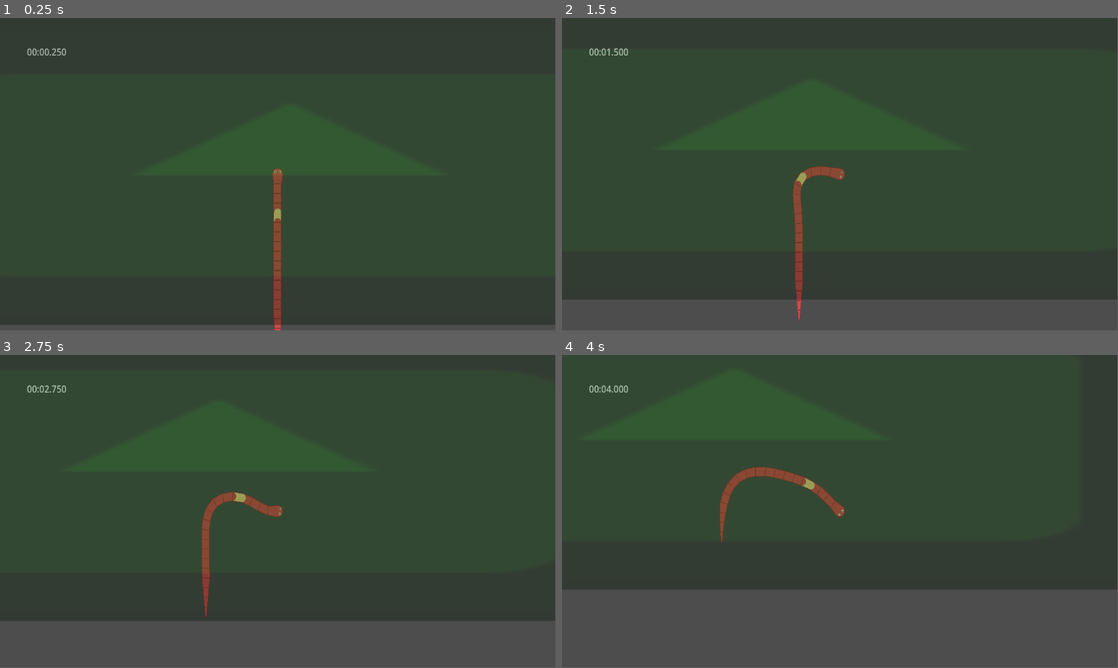
Above: before the commit, frames 1-4 (two rows, left to right).
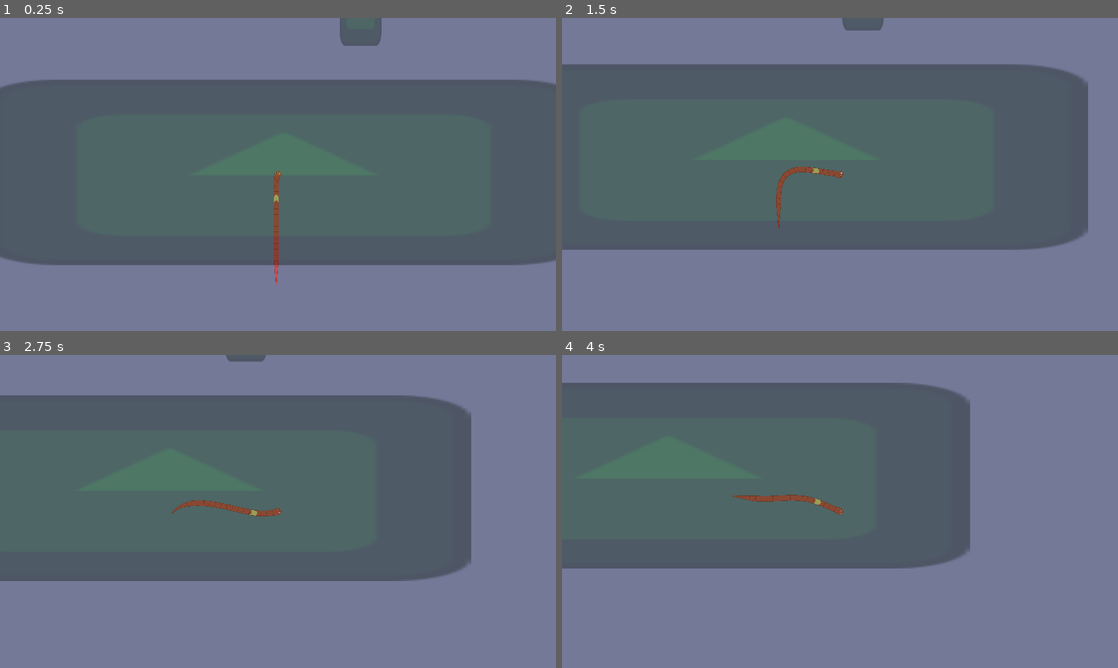
Above: after the commit, the same moments.

Repository: antax02/Mask-Spelet
Game: Godot game, scene res://scenes/test/test_level.tscn
The game is run twice, just before and just after one commit, with the same random seed, the same clock (stepped at 60 frames per second) and the same inputs. Before the commit the project starts from res://Scene/main.tscn. The engine's default icon, where the game draws it, is replaced by a stand-in: a white triangle on a blue panel in a dark square.
Inputs (mouse positions are in pixels of both pictures, inside the frame that each line leads up to):
- Up to frame 1 (0.25 s): no input
- Up to frame 2 (1.5 s): move the mouse to (962, 158) at 0.52 s; move the mouse to (728, 190) at 1.27 s
- Up to frame 3 (2.75 s): move the mouse to (333, 442) at 2.02 s
- Up to frame 4 (4 s): move the mouse to (812, 574) at 2.77 s; move the mouse to (1006, 558) at 3.52 s
In our replay, the window is 799x449 before the commit and 800x450 after it. These sizes can differ from the game's own. Grey fills any space a smaller window leaves; there, only what the larger window draws over its background counts as a difference.

The runs differ from the first frame. In frame 1, 100% of the frame differs, in the area x 0-100%, y 0-100%; in frame 2, 100%; in frame 3, 100%; in frame 4, 100%.

Commit message:
Revolution

Diff:
--- a/Scene/Camera.tscn
+++ /dev/null
@@ -1,6 +0,0 @@
-[gd_scene load_steps=2 format=3 uid="uid://bq3l827q365y8"]
-
-[ext_resource type="Script" uid="uid://dvnmwsskstenr" path="res://Script/camera.gd" id="1_1qkd4"]
-
-[node name="Camera" type="Camera2D"]
-script = ExtResource("1_1qkd4")
--- a/Scene/main.tscn
+++ /dev/null
@@ -1,182 +0,0 @@
-[gd_scene load_steps=5 format=3 uid="uid://l5xwkiyk7f8m"]
-
-[ext_resource type="PackedScene" uid="uid://bggnwmnubx1wk" path="res://Scene/worm.tscn" id="1_f6udf"]
-[ext_resource type="PackedScene" uid="uid://dr2whnta44ipn" path="res://Scene/ground_basic.tscn" id="2_sblpm"]
-[ext_resource type="PackedScene" uid="uid://cwx7frkabknei" path="res://Scene/finish_line.tscn" id="3_2wwxx"]
-[ext_resource type="PackedScene" uid="uid://blp4d7idks2cp" path="res://UI/Timer.tscn" id="4_3amdw"]
-
-[node name="Main" type="Node2D"]
-
-[node name="Worm" parent="." instance=ExtResource("1_f6udf")]
-position = Vector2(482, 459)
-scale = Vector2(0.5, 0.574359)
-max_speed = 450.0
-
-[node name="Timer" parent="Worm" instance=ExtResource("4_3amdw")]
-offset_left = -1040.0
-offset_top = -466.607
-offset_right = -1040.0
-offset_bottom = -466.607
-
-[node name="Ground" type="Node" parent="."]
-
-[node name="GroundBasic" parent="Ground" instance=ExtResource("2_sblpm")]
-position = Vector2(508, 464)
-scale = Vector2(16.2963, 5.00359)
-
-[node name="GroundBasic2" parent="Ground" instance=ExtResource("2_sblpm")]
-position = Vector2(773, -156)
-scale = Vector2(1.12029, 2.86087)
-
-[node name="GroundBasic3" parent="Ground" instance=ExtResource("2_sblpm")]
-position = Vector2(367, -349)
-scale = Vector2(3.11978, 2.13649)
-
-[node name="GroundBasic4" parent="Ground" instance=ExtResource("2_sblpm")]
-position = Vector2(123, -833)
-rotation = 0.40673
-scale = Vector2(1.01646, 5.6585)
-
-[node name="GroundBasic5" parent="Ground" instance=ExtResource("2_sblpm")]
-position = Vector2(165, -1619)
-rotation = -0.643894
-scale = Vector2(1.01646, 5.6585)
-
-[node name="GroundBasic6" parent="Ground" instance=ExtResource("2_sblpm")]
-position = Vector2(-487, -2143)
-rotation = -0.643894
-scale = Vector2(1.01646, 5.6585)
-
-[node name="GroundBasic7" parent="Ground" instance=ExtResource("2_sblpm")]
-position = Vector2(-922, -2878)
-rotation = 0.0534606
-scale = Vector2(1.75032, 3.14924)
-
-[node name="GroundBasic8" parent="Ground" instance=ExtResource("2_sblpm")]
-position = Vector2(-880, -3601)
-rotation = 0.0534606
-scale = Vector2(1.75032, 3.14924)
-
-[node name="GroundBasic9" parent="Ground" instance=ExtResource("2_sblpm")]
-position = Vector2(-288, -3960)
-rotation = 0.0534606
-scale = Vector2(1.75032, 3.14924)
-
-[node name="GroundBasic10" parent="Ground" instance=ExtResource("2_sblpm")]
-position = Vector2(357, -3599)
-rotation = 0.0534606
-scale = Vector2(1.75032, 3.14924)
-
-[node name="GroundBasic11" parent="Ground" instance=ExtResource("2_sblpm")]
-position = Vector2(1070, -2907)
-rotation = -0.587072
-scale = Vector2(1.75032, 5.11262)
-
-[node name="GroundBasic12" parent="Ground" instance=ExtResource("2_sblpm")]
-position = Vector2(1868, -2444)
-rotation = -1.44925
-scale = Vector2(1.75032, 5.11262)
-
-[node name="GroundBasic13" parent="Ground" instance=ExtResource("2_sblpm")]
-position = Vector2(2754, -2519)
-rotation = -1.9113
-scale = Vector2(1.75032, 5.11262)
-
-[node name="GroundBasic14" parent="Ground" instance=ExtResource("2_sblpm")]
-position = Vector2(3494, -2945)
-rotation = -2.28145
-scale = Vector2(1.75032, 5.11262)
-
-[node name="GroundBasic15" parent="Ground" instance=ExtResource("2_sblpm")]
-position = Vector2(4233, -3605)
-rotation = -2.28145
-scale = Vector2(0.691944, 5.11262)
-
-[node name="GroundBasic16" parent="Ground" instance=ExtResource("2_sblpm")]
-position = Vector2(4462, -4123)
-rotation = -0.838644
-scale = Vector2(0.691944, 5.11262)
-
-[node name="GroundBasic17" parent="Ground" instance=ExtResource("2_sblpm")]
-position = Vector2(3945, -4580)
-rotation = -0.838644
-scale = Vector2(0.691944, 1.26202)
-
-[node name="GroundBasic18" parent="Ground" instance=ExtResource("2_sblpm")]
-position = Vector2(3531, -4728)
-rotation = -0.838644
-scale = Vector2(0.691944, 1.26202)
-
-[node name="GroundBasic19" parent="Ground" instance=ExtResource("2_sblpm")]
-position = Vector2(3023, -4758)
-rotation = -0.838644
-scale = Vector2(0.691944, 1.26202)
-
-[node name="GroundBasic20" parent="Ground" instance=ExtResource("2_sblpm")]
-position = Vector2(2737, -4827)
-rotation = -0.838644
-scale = Vector2(0.691944, 1.26202)
-
-[node name="GroundBasic21" parent="Ground" instance=ExtResource("2_sblpm")]
-position = Vector2(2306, -4563)
-rotation = -0.838644
-scale = Vector2(-4.55784, 1.55051)
-
-[node name="GroundBasic22" parent="Ground" instance=ExtResource("2_sblpm")]
-position = Vector2(2009, -4738)
-rotation = -0.838644
-scale = Vector2(0.691944, 1.26202)
-
-[node name="GroundBasic23" parent="Ground" instance=ExtResource("2_sblpm")]
-position = Vector2(1837, -4930)
-rotation = -0.838644
-scale = Vector2(0.691944, 1.26202)
-
-[node name="GroundBasic24" parent="Ground" instance=ExtResource("2_sblpm")]
-position = Vector2(1705, -5183)
-rotation = -0.838644
-scale = Vector2(0.691944, 1.26202)
-
-[node name="GroundBasic25" parent="Ground" instance=ExtResource("2_sblpm")]
-position = Vector2(1646, -5431)
-rotation = -0.838644
-scale = Vector2(0.691944, 1.26202)
-
-[node name="GroundBasic26" parent="Ground" instance=ExtResource("2_sblpm")]
-position = Vector2(1600, -5690)
-rotation = -0.838644
-scale = Vector2(0.691944, 1.26202)
-
-[node name="GroundBasic27" parent="Ground" instance=ExtResource("2_sblpm")]
-position = Vector2(1569, -5922)
-rotation = -0.838644
-scale = Vector2(0.691944, 1.26202)
-
-[node name="GroundBasic28" parent="Ground" instance=ExtResource("2_sblpm")]
-position = Vector2(1576, -6136)
-rotation = -0.838644
-scale = Vector2(0.691944, 1.26202)
-
-[node name="GroundBasic29" parent="Ground" instance=ExtResource("2_sblpm")]
-position = Vector2(1629, -6309)
-rotation = -0.838644
-scale = Vector2(0.691944, 1.26202)
-
-[node name="GroundBasic30" parent="Ground" instance=ExtResource("2_sblpm")]
-position = Vector2(1766, -6430)
-rotation = -0.838644
-scale = Vector2(0.691944, 1.26202)
-
-[node name="GroundBasic31" parent="Ground" instance=ExtResource("2_sblpm")]
-position = Vector2(1934, -6493)
-rotation = -0.838644
-scale = Vector2(0.691944, 1.26202)
-
-[node name="GroundBasic32" parent="Ground" instance=ExtResource("2_sblpm")]
-position = Vector2(2169, -6505)
-rotation = -0.838644
-scale = Vector2(0.691944, 1.26202)
-
-[node name="FinishLine" parent="." instance=ExtResource("3_2wwxx")]
-position = Vector2(2501, -6417)
-scale = Vector2(2.84415, 2.15809)
--- a/Script/camera.gd
+++ /dev/null
@@ -1,63 +0,0 @@
-extends Camera2D
-
-# Reference to the player/object we're following
-@export var target: Node2D
-# Base zoom level when stationary
-@export var base_zoom: Vector2 = Vector2(1.0, 1.0)
-# Maximum zoom out amount
-@export var max_zoom_out: float = 0.3
-# Speed at which zoom changes happen
-@export var zoom_smoothness: float = 5.0
-# Velocity threshold - above this speed, zoom starts changing
-@export var velocity_threshold: float = 50.0
-# Maximum velocity for full zoom effect
-@export var max_velocity: float = 500.0
-
-func _ready():
-	# If no target is set, try to find the player
-	if not target:
-		target = get_node("../Player")  # Adjust path as needed
-
-	# Set initial zoom
-	zoom = base_zoom
-
-func _process(delta):
-	if not target:
-		return
-
-	# Get the target's velocity (assuming it has a velocity property)
-	var velocity_magnitude = 0.0
-
-	# Try different common velocity property names
-	if target.has_method("get_velocity"):
-		velocity_magnitude = target.get_velocity().length()
-	elif "velocity" in target:
-		velocity_magnitude = target.velocity.length()
-	elif target.has_method("get_linear_velocity"):
-		velocity_magnitude = target.get_linear_velocity().length()
-
-	# Calculate zoom factor based on velocity
-	var zoom_factor = calculate_zoom_factor(velocity_magnitude)
-
-	# Target zoom level
-	var target_zoom = base_zoom - Vector2(zoom_factor, zoom_factor)
-
-	# Smoothly interpolate to target zoom
-	zoom = zoom.lerp(target_zoom, zoom_smoothness * delta)
-
-func calculate_zoom_factor(velocity_mag: float) -> float:
-	# Only start zooming out if above threshold
-	if velocity_mag <= velocity_threshold:
-		return 0.0
-
-	# Normalize velocity to 0-1 range
-	var normalized_velocity = (velocity_mag - velocity_threshold) / (max_velocity - velocity_threshold)
-	normalized_velocity = clamp(normalized_velocity, 0.0, 1.0)
-
-	# Apply easing for smoother transition
-	normalized_velocity = ease_out_quad(normalized_velocity)
-
-	return normalized_velocity * max_zoom_out
-
-func ease_out_quad(t: float) -> float:
-	return 1.0 - (1.0 - t) * (1.0 - t)
--- a/albins mapp/test.tscn
+++ /dev/null
@@ -1,3 +0,0 @@
-[gd_scene format=3 uid="uid://dds225vhrvsfi"]
-
-[node name="Test" type="Node2D"]
--- a/antons mapp/test_player.gd
+++ /dev/null
@@ -1,4 +0,0 @@
-extends Node2D
-
-func _process(delta: float) -> void:
-	global_position = get_global_mouse_position()
--- a/antons mapp/test_player.tscn
+++ /dev/null
@@ -1,6 +0,0 @@
-[gd_scene load_steps=2 format=3 uid="uid://rya6cd1luibk"]
-
-[ext_resource type="Script" uid="uid://dolunirckn4sq" path="res://antons mapp/test_player.gd" id="1_6rtt4"]
-
-[node name="TestPlayer" type="Node2D"]
-script = ExtResource("1_6rtt4")
--- a/antons mapp/world.tscn
+++ /dev/null
@@ -1,12 +0,0 @@
-[gd_scene load_steps=3 format=3 uid="uid://e2sob51v65ey"]
-
-[ext_resource type="PackedScene" uid="uid://rya6cd1luibk" path="res://antons mapp/test_player.tscn" id="1_x7d41"]
-[ext_resource type="PackedScene" uid="uid://nqfmptmdr0p0" path="res://antons mapp/worm.tscn" id="2_y0o7k"]
-
-[node name="World" type="Node2D"]
-
-[node name="Camera2D" type="Camera2D" parent="."]
-
-[node name="TestPlayer" parent="." instance=ExtResource("1_x7d41")]
-
-[node name="Worm" parent="TestPlayer" instance=ExtResource("2_y0o7k")]
--- a/antons mapp/worm.tscn
+++ /dev/null
@@ -1,6 +0,0 @@
-[gd_scene load_steps=2 format=3 uid="uid://nqfmptmdr0p0"]
-
-[ext_resource type="Script" uid="uid://b33s50bia84jq" path="res://antons mapp/worm.gd" id="1_8eujf"]
-
-[node name="Worm" type="Node2D"]
-script = ExtResource("1_8eujf")
--- a/project.godot
+++ b/project.godot
@@ -14,6 +14,15 @@
 run/main_scene="uid://l5xwkiyk7f8m"
 config/features=PackedStringArray("4.5", "Forward Plus")
 config/icon="res://icon.svg"
+
+[display]
+
+window/size/viewport_width=1920
+window/size/viewport_height=1080
+window/size/mode=4
+window/size/resizable=false
+window/size/borderless=true
+window/stretch/mode="viewport"
 
 [input]
 
@@ -41,3 +50,7 @@
 "events": [Object(InputEventKey,"resource_local_to_scene":false,"resource_name":"","device":-1,"window_id":0,"alt_press …(192 unchanged characters)…
 ]
 }
+
+[rendering]
+
+environment/defaults/default_clear_color=Color(0.45406502, 0.47364306, 0.5939517, 1)
--- a/UI/Timer.tscn
+++ b/scenes/UI/timer.tscn
@@ -1,6 +1,6 @@
 [gd_scene load_steps=4 format=3 uid="uid://blp4d7idks2cp"]
 
-[ext_resource type="Script" uid="uid://codqpxn6tswk4" path="res://Script/timer.gd" id="1_fkwmc"]
+[ext_resource type="Script" uid="uid://codqpxn6tswk4" path="res://scripts/timer.gd" id="1_fkwmc"]
 
 [sub_resource type="LabelSettings" id="LabelSettings_fkwmc"]
 font_size = 36
--- a/Scene/finish_line.tscn
+++ b/scenes/finish.tscn
@@ -1,12 +1,12 @@
 [gd_scene load_steps=4 format=3 uid="uid://cwx7frkabknei"]
 
 [ext_resource type="Texture2D" uid="uid://dbxt8py5723yj" path="res://icon.svg" id="1_4piks"]
-[ext_resource type="Script" uid="uid://d084ucl1757ec" path="res://Script/finish_line.gd" id="1_nrefy"]
+[ext_resource type="Script" uid="uid://d084ucl1757ec" path="res://scripts/finish.gd" id="1_nrefy"]
 
 [sub_resource type="RectangleShape2D" id="RectangleShape2D_f815f"]
 size = Vector2(127, 127)
 
-[node name="FinishLine" type="Area2D"]
+[node name="Finish" type="Area2D"]
 script = ExtResource("1_nrefy")
 
 [node name="CollisionShape2D" type="CollisionShape2D" parent="."]
--- a/Scene/worm.tscn
+++ b/scenes/player.tscn
@@ -1,7 +1,7 @@
 [gd_scene load_steps=5 format=3 uid="uid://bggnwmnubx1wk"]
 
-[ext_resource type="Script" uid="uid://ct47vaipg3wj6" path="res://Script/worm.gd" id="1_qbvv4"]
-[ext_resource type="PackedScene" uid="uid://nqfmptmdr0p0" path="res://antons mapp/worm.tscn" id="2_gptef"]
+[ext_resource type="Script" uid="uid://ct47vaipg3wj6" path="res://scripts/player.gd" id="1_qbvv4"]
+[ext_resource type="PackedScene" uid="uid://nqfmptmdr0p0" path="res://scenes/procedural_animation.tscn" id="2_gptef"]
 
 [sub_resource type="CircleShape2D" id="CircleShape2D_gptef"]
 radius = 65.9242
@@ -10,7 +10,7 @@
 radius = 64.0
 height = 136.0
 
-[node name="Worm" type="CharacterBody2D"]
+[node name="Player" type="CharacterBody2D"]
 scale = Vector2(0.5, 0.5)
 script = ExtResource("1_qbvv4")
 
@@ -24,7 +24,7 @@
 [node name="CollisionShape2D" type="CollisionShape2D" parent="."]
 shape = SubResource("CapsuleShape2D_gptef")
 
-[node name="Worm" parent="." instance=ExtResource("2_gptef")]
+[node name="ProceduralAnimation" parent="." instance=ExtResource("2_gptef")]
 
 [connection signal="area_entered" from="Area2D" to="." method="_on_area_2d_area_entered"]
 [connection signal="area_exited" from="Area2D" to="." method="_on_area_2d_area_exited"]
--- /dev/null
+++ b/scenes/procedural_animation.tscn
@@ -0,0 +1,6 @@
+[gd_scene load_steps=2 format=3 uid="uid://nqfmptmdr0p0"]
+
+[ext_resource type="Script" uid="uid://b33s50bia84jq" path="res://scripts/procedural_animation.gd" id="1_nulob"]
+
+[node name="ProceduralAnimation" type="Node2D"]
+script = ExtResource("1_nulob")
--- /dev/null
+++ b/scenes/test/test_level.tscn
@@ -0,0 +1,175 @@
+[gd_scene load_steps=4 format=3 uid="uid://l5xwkiyk7f8m"]
+
+[ext_resource type="PackedScene" uid="uid://bggnwmnubx1wk" path="res://scenes/player.tscn" id="1_ipv86"]
+[ext_resource type="PackedScene" uid="uid://dr2whnta44ipn" path="res://scenes/basic_ground.tscn" id="3_mr7is"]
+[ext_resource type="PackedScene" uid="uid://cwx7frkabknei" path="res://scenes/finish.tscn" id="4_aq6h5"]
+
+[node name="TestLevel" type="Node2D"]
+
+[node name="Player" parent="." instance=ExtResource("1_ipv86")]
+position = Vector2(482, 459)
+scale = Vector2(0.5, 0.574359)
+max_speed = 450.0
+
+[node name="Ground" type="Node" parent="."]
+
+[node name="GroundBasic" parent="Ground" instance=ExtResource("3_mr7is")]
+position = Vector2(508, 464)
+scale = Vector2(16.2963, 5.00359)
+
+[node name="GroundBasic2" parent="Ground" instance=ExtResource("3_mr7is")]
+position = Vector2(773, -156)
+scale = Vector2(1.12029, 2.86087)
+
+[node name="GroundBasic3" parent="Ground" instance=ExtResource("3_mr7is")]
+position = Vector2(367, -349)
+scale = Vector2(3.11978, 2.13649)
+
+[node name="GroundBasic4" parent="Ground" instance=ExtResource("3_mr7is")]
+position = Vector2(123, -833)
+rotation = 0.40673
+scale = Vector2(1.01646, 5.6585)
+
+[node name="GroundBasic5" parent="Ground" instance=ExtResource("3_mr7is")]
+position = Vector2(165, -1619)
+rotation = -0.643894
+scale = Vector2(1.01646, 5.6585)
+
+[node name="GroundBasic6" parent="Ground" instance=ExtResource("3_mr7is")]
+position = Vector2(-487, -2143)
+rotation = -0.643894
+scale = Vector2(1.01646, 5.6585)
+
+[node name="GroundBasic7" parent="Ground" instance=ExtResource("3_mr7is")]
+position = Vector2(-922, -2878)
+rotation = 0.0534606
+scale = Vector2(1.75032, 3.14924)
+
+[node name="GroundBasic8" parent="Ground" instance=ExtResource("3_mr7is")]
+position = Vector2(-880, -3601)
+rotation = 0.0534606
+scale = Vector2(1.75032, 3.14924)
+
+[node name="GroundBasic9" parent="Ground" instance=ExtResource("3_mr7is")]
+position = Vector2(-288, -3960)
+rotation = 0.0534606
+scale = Vector2(1.75032, 3.14924)
+
+[node name="GroundBasic10" parent="Ground" instance=ExtResource("3_mr7is")]
+position = Vector2(357, -3599)
+rotation = 0.0534606
+scale = Vector2(1.75032, 3.14924)
+
+[node name="GroundBasic11" parent="Ground" instance=ExtResource("3_mr7is")]
+position = Vector2(1070, -2907)
+rotation = -0.587072
+scale = Vector2(1.75032, 5.11262)
+
+[node name="GroundBasic12" parent="Ground" instance=ExtResource("3_mr7is")]
+position = Vector2(1868, -2444)
+rotation = -1.44925
+scale = Vector2(1.75032, 5.11262)
+
+[node name="GroundBasic13" parent="Ground" instance=ExtResource("3_mr7is")]
+position = Vector2(2754, -2519)
+rotation = -1.9113
+scale = Vector2(1.75032, 5.11262)
+
+[node name="GroundBasic14" parent="Ground" instance=ExtResource("3_mr7is")]
+position = Vector2(3494, -2945)
+rotation = -2.28145
+scale = Vector2(1.75032, 5.11262)
+
+[node name="GroundBasic15" parent="Ground" instance=ExtResource("3_mr7is")]
+position = Vector2(4233, -3605)
+rotation = -2.28145
+scale = Vector2(0.691944, 5.11262)
+
+[node name="GroundBasic16" parent="Ground" instance=ExtResource("3_mr7is")]
+position = Vector2(4462, -4123)
+rotation = -0.838644
+scale = Vector2(0.691944, 5.11262)
+
+[node name="GroundBasic17" parent="Ground" instance=ExtResource("3_mr7is")]
+position = Vector2(3945, -4580)
+rotation = -0.838644
+scale = Vector2(0.691944, 1.26202)
+
+[node name="GroundBasic18" parent="Ground" instance=ExtResource("3_mr7is")]
+position = Vector2(3531, -4728)
+rotation = -0.838644
+scale = Vector2(0.691944, 1.26202)
+
+[node name="GroundBasic19" parent="Ground" instance=ExtResource("3_mr7is")]
+position = Vector2(3023, -4758)
+rotation = -0.838644
+scale = Vector2(0.691944, 1.26202)
+
+[node name="GroundBasic20" parent="Ground" instance=ExtResource("3_mr7is")]
+position = Vector2(2737, -4827)
+rotation = -0.838644
+scale = Vector2(0.691944, 1.26202)
+
+[node name="GroundBasic21" parent="Ground" instance=ExtResource("3_mr7is")]
+position = Vector2(2306, -4563)
+rotation = -0.838644
+scale = Vector2(-4.55784, 1.55051)
+
+[node name="GroundBasic22" parent="Ground" instance=ExtResource("3_mr7is")]
+position = Vector2(2009, -4738)
+rotation = -0.838644
+scale = Vector2(0.691944, 1.26202)
+
+[node name="GroundBasic23" parent="Ground" instance=ExtResource("3_mr7is")]
+position = Vector2(1837, -4930)
+rotation = -0.838644
+scale = Vector2(0.691944, 1.26202)
+
+[node name="GroundBasic24" parent="Ground" instance=ExtResource("3_mr7is")]
+position = Vector2(1705, -5183)
+rotation = -0.838644
+scale = Vector2(0.691944, 1.26202)
+
+[node name="GroundBasic25" parent="Ground" instance=ExtResource("3_mr7is")]
+position = Vector2(1646, -5431)
+rotation = -0.838644
+scale = Vector2(0.691944, 1.26202)
+
+[node name="GroundBasic26" parent="Ground" instance=ExtResource("3_mr7is")]
+position = Vector2(1600, -5690)
+rotation = -0.838644
+scale = Vector2(0.691944, 1.26202)
+
+[node name="GroundBasic27" parent="Ground" instance=ExtResource("3_mr7is")]
+position = Vector2(1569, -5922)
+rotation = -0.838644
+scale = Vector2(0.691944, 1.26202)
+
+[node name="GroundBasic28" parent="Ground" instance=ExtResource("3_mr7is")]
+position = Vector2(1576, -6136)
+rotation = -0.838644
+scale = Vector2(0.691944, 1.26202)
+
+[node name="GroundBasic29" parent="Ground" instance=ExtResource("3_mr7is")]
+position = Vector2(1629, -6309)
+rotation = -0.838644
+scale = Vector2(0.691944, 1.26202)
+
+[node name="GroundBasic30" parent="Ground" instance=ExtResource("3_mr7is")]
+position = Vector2(1766, -6430)
+rotation = -0.838644
+scale = Vector2(0.691944, 1.26202)
+
+[node name="GroundBasic31" parent="Ground" instance=ExtResource("3_mr7is")]
+position = Vector2(1934, -6493)
+rotation = -0.838644
+scale = Vector2(0.691944, 1.26202)
+
+[node name="GroundBasic32" parent="Ground" instance=ExtResource("3_mr7is")]
+position = Vector2(2169, -6505)
+rotation = -0.838644
+scale = Vector2(0.691944, 1.26202)
+
+[node name="FinishLine" parent="." instance=ExtResource("4_aq6h5")]
+position = Vector2(2501, -6417)
+scale = Vector2(2.84415, 2.15809)
Not shown, removed: Script/camera.gd.uid
Not shown, removed: antons mapp/test_player.gd.uid
Renamed: Scene/ground_basic.tscn -> scenes/basic_ground.tscn
Renamed: Script/finish_line.gd -> scripts/finish.gd
Renamed: Script/finish_line.gd.uid -> scripts/finish.gd.uid
Renamed: Script/worm.gd -> scripts/player.gd
Renamed: Script/worm.gd.uid -> scripts/player.gd.uid
Renamed: antons mapp/worm.gd -> scripts/procedural_animation.gd
Renamed: antons mapp/worm.gd.uid -> scripts/procedural_animation.gd.uid
Renamed: Script/timer.gd -> scripts/timer.gd
Renamed: Script/timer.gd.uid -> scripts/timer.gd.uid
Not shown, removed: antons mapp/world.tscn2130466023.tmp
(and 2 more such lines)
